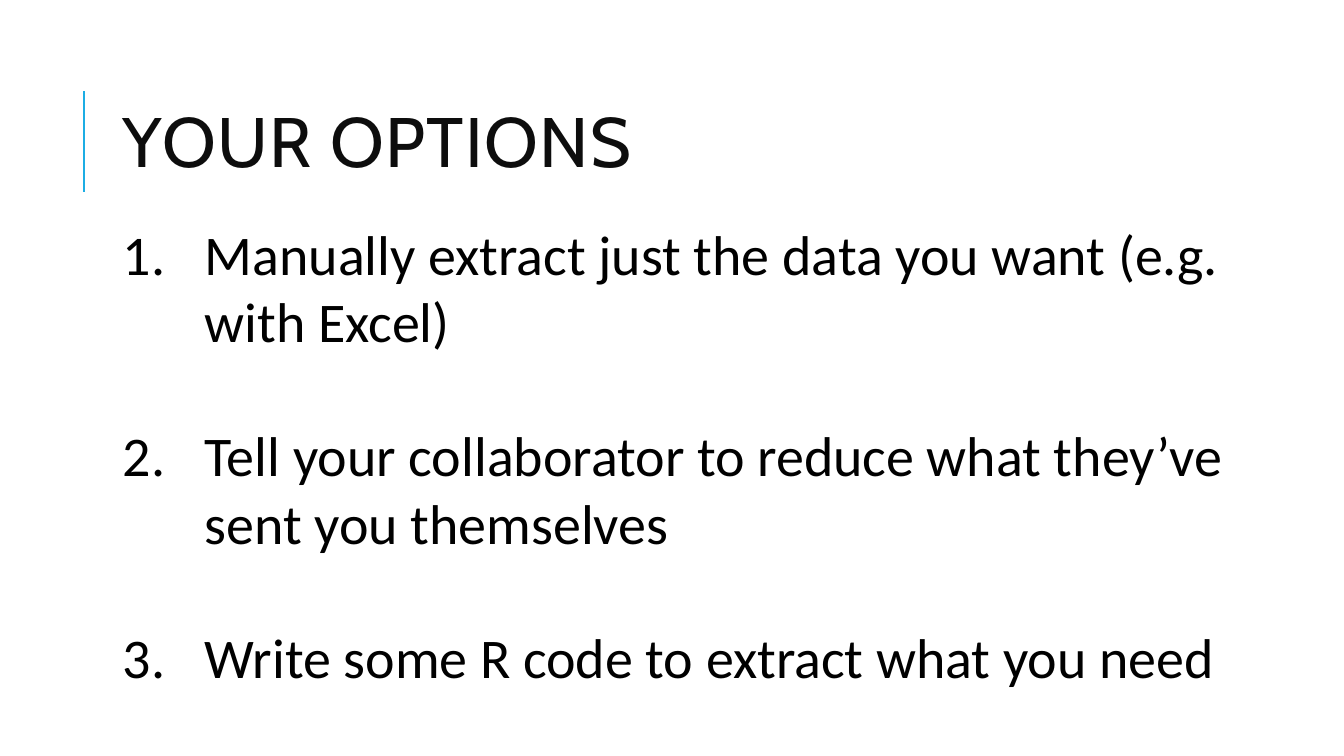
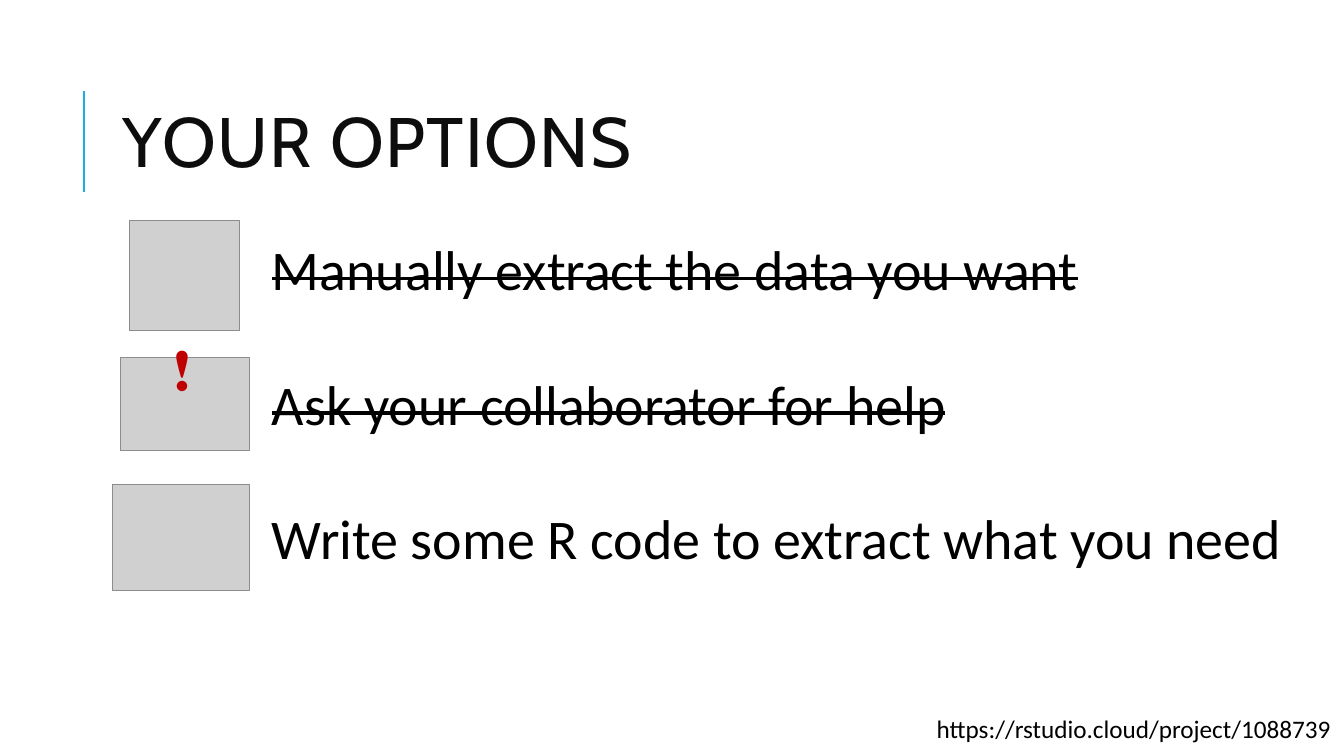
Before and after one commit to Jim89/tidy-lesson-plan, a slide deck: slide 4 of data-subsetting.pptx. Drawn at 1344x756 pixels with LibreOffice and Linux fonts; fonts in the diff are those of the drawing; grey boxes stand for pictures. Boxes give left, top, right and bottom in pixels: in the first picture for what was removed or moved away, otherwise in the second. Text is boxed around its words. In the diff, an @@ line names an element or a change of style, - is before the commit and + after.

```diff
--- a/data-subsetting.pptx
+++ b/data-subsetting.pptx
@@ picture added at [130,221,240,331] @@
@@ text "Manually extract the data you ...": place and size @@
-text "Manually extract the data you ..." at [205,234,1222,687]
+text "Manually extract the data you ..." at [272,251,1281,568]
@@ text at [272,251,1078,434]: text changed @@
-1. Manually extract just the data you want (e.g. with Excel)
-2. Tell your collaborator to reduce what they’ve sent you themselves
+Manually extract the data you want
+Ask your collaborator for help
@@ picture added at [120,358,249,452] @@
@@ text added at [163,335,207,399], 32 pt, text #C00000 @@
+❗
@@ picture added at [113,485,249,591] @@
@@ text at [272,520,1281,568]: bullet 1. to none @@
@@ text added at [937,720,1331,743], 18 pt, text #000000 @@
+https://rstudio.cloud/project/1088739
```
Also in this commit, not shown: 8 other slides changed, 1 slide added, 4 other files.
